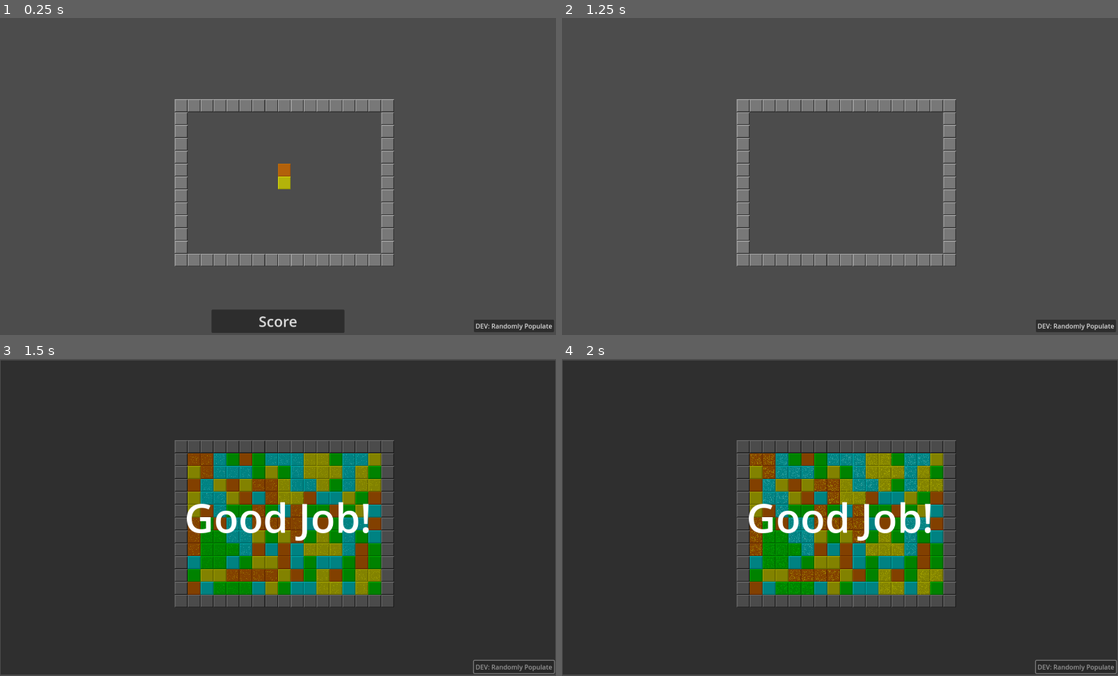
Above: before the commit, frames 1-4 (two rows, left to right).
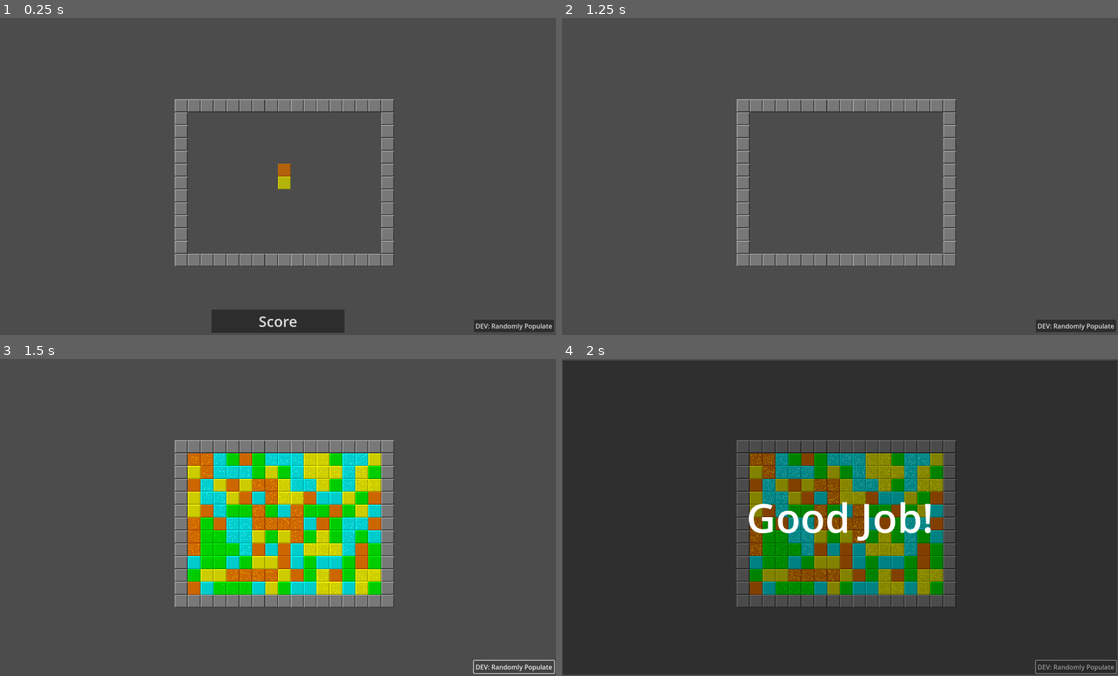
Above: after the commit, the same moments.

Repository: alexcolemandata/game-matcher
Game: Godot game, scene res://main.tscn
Same seed, same stepped clock (60 frames per second), same inputs: the game is played once before the commit and once after it. Sound files missing from this copy of the repository are replaced by a short silence.
Inputs:
- Up to frame 1 (0.25 s): no input
- Up to frame 2 (1.25 s): click "Score" at 0.5 s
- Up to frame 3 (1.5 s): click "DEV: Randomly Populate" at 1.25 s
- Up to frame 4 (2 s): no input

Frames 1-2 are identical in both runs. In frame 3, 99% of the frame differs, in the area x 0-100%, y 0-100%; in frame 4, nothing differs.

Commit message:
negative sound if unable to place/rotate

Diff:
--- a/AudioManager.tscn
+++ b/AudioManager.tscn
@@ -8,6 +8,7 @@
 [ext_resource type="AudioStream" uid="uid://d0oethogqlv7r" path="res://assets/levelcompletesplash.mp3" id="6_avn6v"]
 [ext_resource type="AudioStream" uid="uid://c363k0rvbn15t" path="res://assets/gravity.mp3" id="7_mlfgn"]
 [ext_resource type="AudioStream" uid="uid://b8i53yb3ko7u0" path="res://assets/sound_click.wav" id="8_alsrr"]
+[ext_resource type="AudioStream" uid="uid://m6qpaapbj7yo" path="res://assets/negative_2.wav" id="9_0g5gs"]
 
 [sub_resource type="Resource" id="Resource_lpuss"]
 resource_local_to_scene = true
@@ -65,6 +66,15 @@
 pitch_scale = 1.0
 pitch_randomness = 0.33
 
+[sub_resource type="Resource" id="Resource_56png"]
+script = ExtResource("2_yy1v5")
+limit = 10
+type = 6
+sound_effect = ExtResource("9_0g5gs")
+volume = 0.0
+pitch_scale = 1.0
+pitch_randomness = 0.0
+
 [node name="AudioManager" type="Node2D"]
 script = ExtResource("1_6mwdm")
-sound_effects = Array[ExtResource("2_yy1v5")]([SubResource("Resource_lpuss"), SubResource("Resource_u5c77"), SubResource("Resource_h6tae"), SubResource("Resource_bqsbl"), SubResource("Resource_632ac"), SubResource("Resource_n2nje")])
+sound_effects = Array[ExtResource("2_yy1v5")]([SubResource("Resource_lpuss"), SubResource("Resource_u5c77"), SubResource("Resource_h6tae"), SubResource("Resource_bqsbl"), SubResource("Resource_632ac"), SubResource("Resource_n2nje"), SubResource("Resource_56png")])
--- a/Board.gd
+++ b/Board.gd
@@ -63,6 +63,13 @@
 			place_piece()
 			# clear_scored_pieces()
 			spawn_piece()
+		else:
+			print("unable to place")
+			AudioManager.create_2d_audio_at_location(
+				Vector2.ZERO,
+				SoundEffect.SOUND_EFFECT_TYPE.ON_UNABLE_TO_PLACE
+			)
+
 	elif event.is_action_pressed("rotate anticlockwise"):
 		rotate_anticlockwise()
 	elif event.is_action_pressed("rotate clockwise"):
@@ -214,15 +221,14 @@
 					sound_effect)
 				sparks.fire(global_coord, color)
 				placed_tiles.erase_cell(neighbor)
+				score += 1
+				%Score.text = str(score)
 
 			ScoreNumbers.display_number(
 				neighbors.size(),
 				global_coord + Vector2(0, -80),
 				color,
 			)
-
-			score += scorable_pieces.size()
-			%Score.text = str(score)
 
 	print("Total scored: ", scored_tiles.size())
 
@@ -269,6 +275,10 @@
 
 		if border.get_cell_tile_data(new_coord):
 			print("unable to rotate ", c_x, c_y)
+			AudioManager.create_2d_audio_at_location(
+				Vector2.ZERO,
+				SoundEffect.SOUND_EFFECT_TYPE.ON_UNABLE_TO_PLACE
+			)
 			return
 
 		new_coords.append(new_coord)
@@ -284,7 +294,12 @@
 			new_coords[i] = new_coords[i] + shift_amount
 			if border.get_cell_tile_data(new_coords[i]):
 				for j in range(piece_coords.size()):
-					draw_coords(active_piece, piece_coords[i], piece_colors[i])
+					draw_coords(active_piece, piece_coords[j], piece_colors[j])
+
+				AudioManager.create_2d_audio_at_location(
+					Vector2.ZERO,
+					SoundEffect.SOUND_EFFECT_TYPE.ON_UNABLE_TO_PLACE
+				)
 
 				return
 		for i in range(new_coords.size()):
@@ -407,7 +422,7 @@
 		SoundEffect.SOUND_EFFECT_TYPE.GRAVITY)
 	%GravityDownButton.queue_free()
 	active_piece.clear()
-	clear_scored_pieces()
+	await clear_scored_pieces()
 	gravity_down()
 
 
@@ -447,6 +462,8 @@
 				placed_tiles.erase_cell(Vector2i(x, j))
 				draw_coords(placed_tiles, Vector2i(x, j+1), color)
 
+	await glow_scorable_tiles()
+	await get_tree().create_timer(0.3).timeout
 	if await clear_scored_pieces():
 		print("scored pieces after applying gravity! repeating")
 		await get_tree().create_timer(0.2).timeout
--- a/SoundEffectSetting.gd
+++ b/SoundEffectSetting.gd
@@ -10,6 +10,7 @@
 	ON_AGAIN,
 	GRAVITY,
 	ON_PLACE,
+	ON_UNABLE_TO_PLACE,
 }
 
 @export_range(0, 10) var limit: int = 5 ## Maximum number of this SoundEffect to play simultaneously before culled.
Not shown: 1 places in AudioManager.tscn that only renumber resources
Not shown, added: assets/negative_2.wav.import
Not shown, added: assets/negative_2.wav
